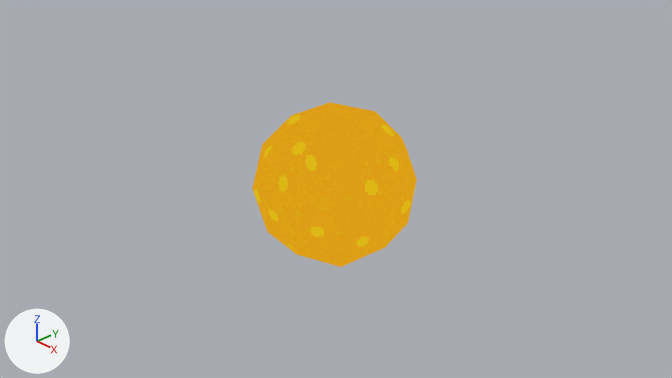
A saved change to the Blender file blender/cheese_moon.blend.
One viewpoint serves both versions: the file's camera 'Camera'. Arrows for +X, +Y and +Z are at lower left; the lights stay in place.
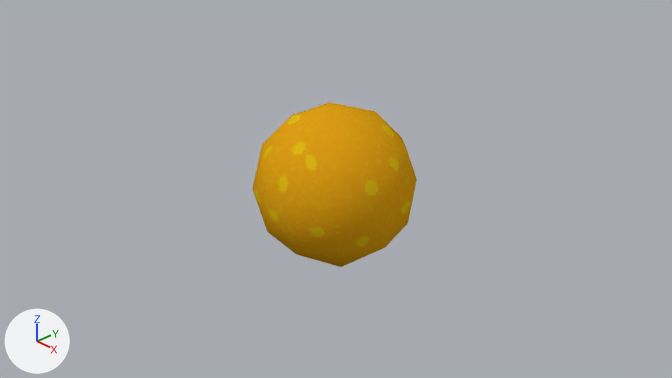
Changed parts and their boxes [x1, y1, x2, y2] in the pictures (672 x 378 px):
'Icosphere', recoloured
    both: [252, 102, 417, 267]

Diff of the bpy script that builds the scene:
```diff
--- a/blender/cheese_moon.blend.py
+++ b/blender/cheese_moon.blend.py
@@ mat_material_001 @@
-mat_material_001 = emission_material('Material.001')
+mat_material_001 = diffuse_material('Material.001')
 mat_material_001.texture = img_surface_png
```
